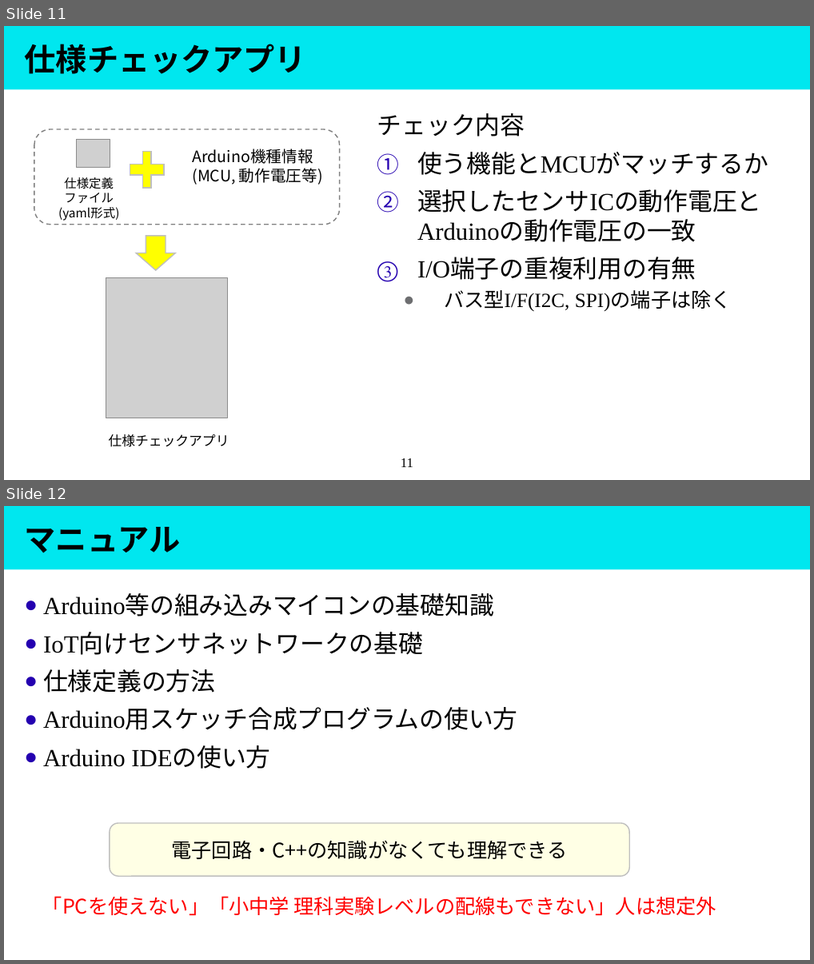
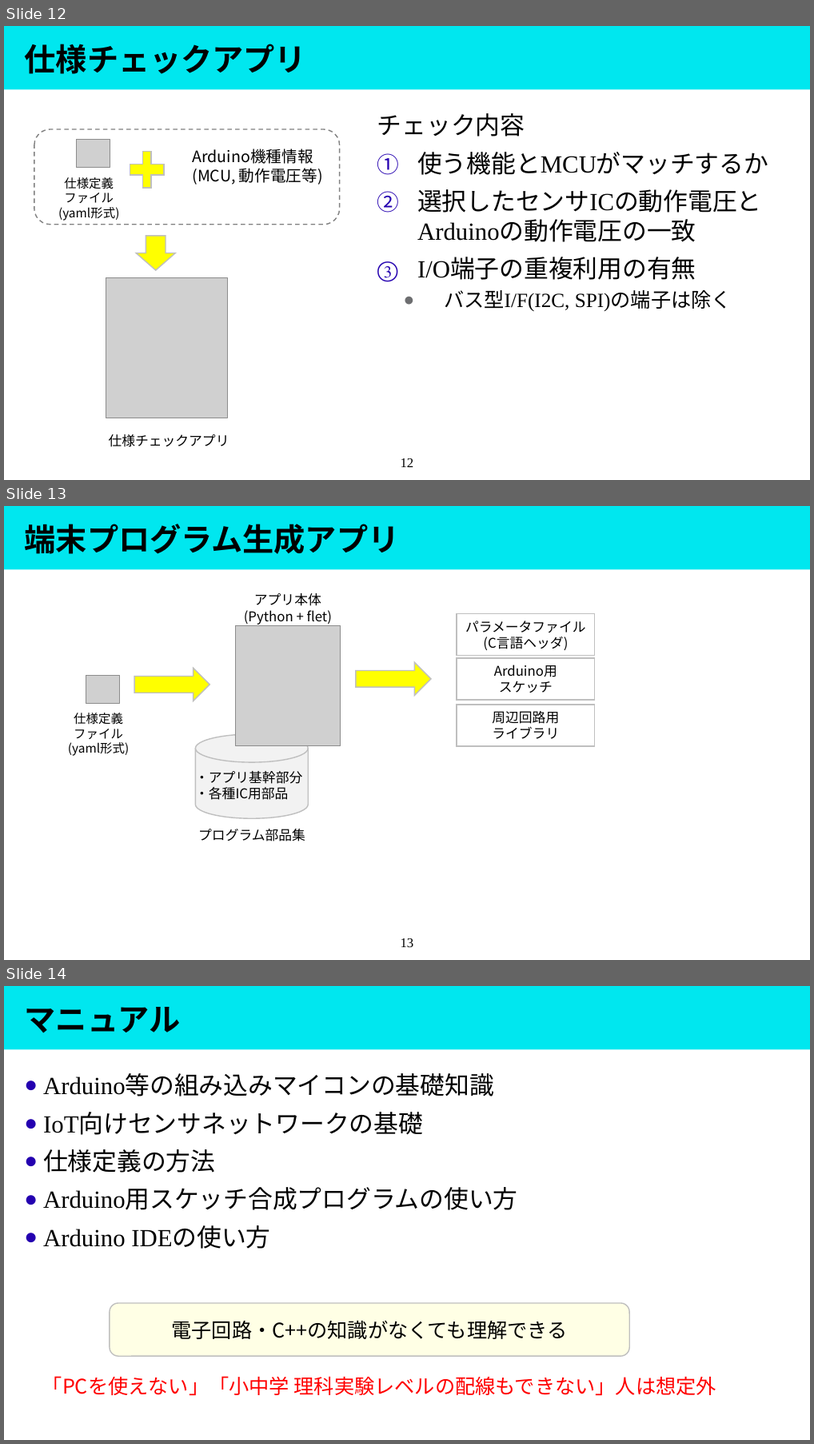
Before and after one commit to masaaki-noro/Gen_arduino_mqtt, a slide deck: Doc/Presentation/プロジェクト概要.pptx. Shown one above the other, each under a label of ours: slides 11 and 12 before the commit, slides 12, 13 and 14 after it. The pictures are 814x964 and 814x1444 pixels, drawn with LibreOffice and Linux fonts; fonts in the diff are those of the drawing; grey boxes stand for pictures. Boxes give left, top, right and bottom in pixels: in the first picture for what was removed or moved away, otherwise in the second. Text is boxed around its words. In the diff, an @@ line names an element or a change of style, - is before the commit and + after.

```diff
--- a/Doc/Presentation/プロジェクト概要.pptx
+++ b/Doc/Presentation/プロジェクト概要.pptx
@@ slide 13 added at bbox=[4, 506, 810, 960], background #FFFFFF; not listed: 1 template element that a slide beside it also shows @@
@@ title added at bbox=[25, 524, 400, 554], 28 pt, text #000000, bold @@
+端末プログラム生成アプリ
@@ text added at bbox=[244, 593, 332, 624], 12 pt, text #000000 @@
+アプリ本体
+(Python + flet)
@@ picture added at bbox=[235, 625, 340, 745] @@
@@ rectangle added at bbox=[457, 613, 595, 655], fill #FFFFFF, outline #BFBFBF 1 pt, 12 pt, text #000000 @@
+パラメータファイル
+(C言語ヘッダ)
@@ right arrow added at bbox=[134, 668, 210, 701], fill #FFFF00, outline #BFBFBF 1 pt @@
@@ right arrow added at bbox=[355, 663, 430, 696], fill #FFFF00, outline #BFBFBF 1 pt @@
@@ rectangle added at bbox=[457, 658, 595, 700], fill #FFFFFF, outline #BFBFBF 1 pt, 12 pt, text #000000 @@
+Arduino用
+スケッチ
@@ picture added at bbox=[86, 675, 120, 703] @@
@@ text added at bbox=[68, 712, 129, 756], 11 pt, text #000000 @@
+仕様定義
+ファイル
+(yaml形式)
@@ rectangle added at bbox=[457, 704, 595, 746], fill #FFFFFF, outline #BFBFBF 1 pt, 12 pt, text #000000 @@
+周辺回路用
+ライブラリ
@@ cylinder added at bbox=[196, 734, 309, 818], fill #F2F2F2, outline #BFBFBF 1 pt @@
@@ text added at bbox=[195, 768, 302, 802], 12 pt, text #000000 @@
+・アプリ基幹部分
+・各種IC用部品
@@ text added at bbox=[198, 828, 306, 841], 12 pt, text #000000 @@
+プログラム部品集
@@ page number added at bbox=[401, 938, 414, 947], 12 pt, text #000000 @@
+13
@@ what was slide 11 is now slide 12 @@
@@ page number at bbox=[401, 458, 414, 467]: text changed @@
-11
+12
@@ what was slide 12 is now slide 14 @@
```
Also in this commit, not shown: 4 slides changed, 4 other slides added, 3 slides removed, 47 other files.
